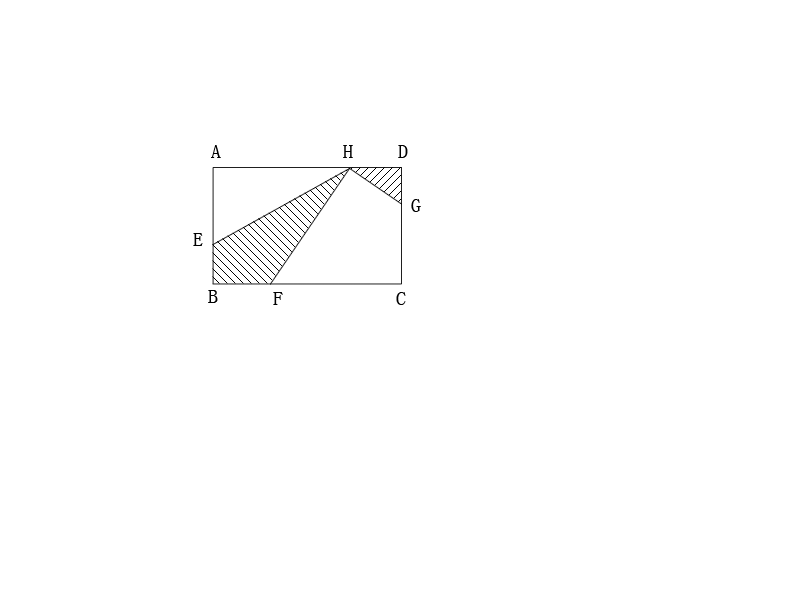
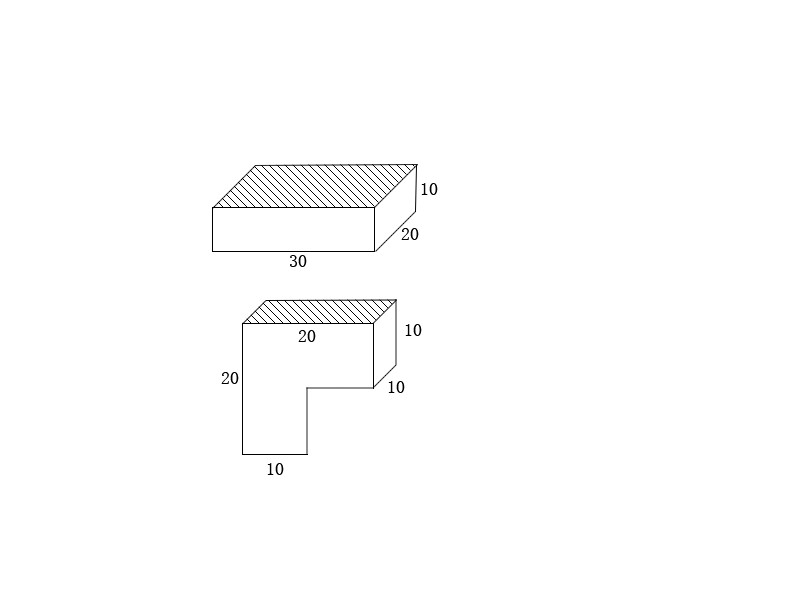
Revision of a layered 800px x 600px image; what changed, layer by layer:
added group "组 24-17-2" with 5 layers above "图层 24-17-2" over [221, 324, 422, 475]
added layer "10" (1st of 4, in "组 24-17-2") in group "组 24-17-2" over [388, 381, 405, 393]
added layer "10" (2nd of 4, in "组 24-17-2") in group "组 24-17-2" over [405, 324, 422, 336]
added layer "10" (3rd of 4, in "组 24-17-2") in group "组 24-17-2" over [267, 463, 284, 475]
added layer "20" (1st of 3, in "组 24-17-2") in group "组 24-17-2" over [221, 372, 239, 384]
added layer "20" (2nd of 3, in "组 24-17-2") in group "组 24-17-2" over [298, 330, 316, 342]
added layer "图层 24-17-2" above "组 24-17-1" over [242, 299, 397, 455]
added group "组 24-17-1" with 3 layers above "图层 24-17-1" over [290, 183, 438, 267]
added layer "10" (4th of 4, in "组 24-17-1") in group "组 24-17-1" over [421, 183, 438, 195]
added layer "20" (3rd of 3, in "组 24-17-1") in group "组 24-17-1" over [401, 228, 419, 240]
added layer "30" in group "组 24-17-1" over [290, 255, 307, 267]
added layer "图层 24-17-1" above "组 25-11" over [212, 164, 418, 252]
hid group "组 53-22" (8 layers) over [193, 145, 421, 305]
hid "图层 53-22" over [212, 167, 402, 285]
